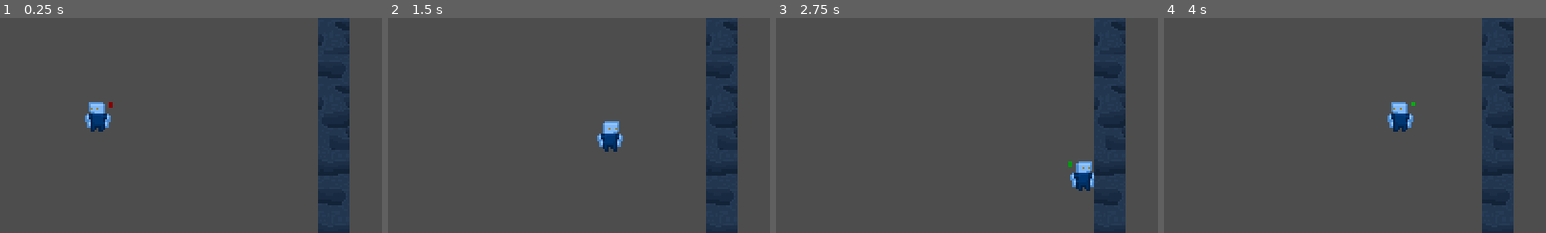
Above: before the commit, frames 1-4 (left to right).
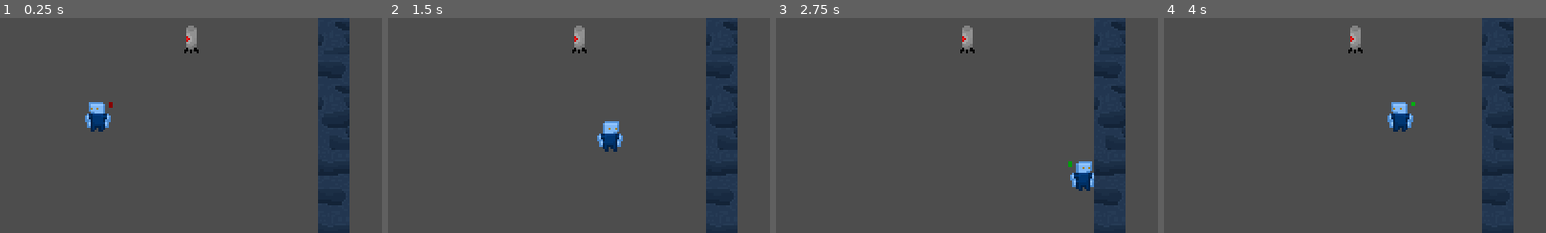
Above: after the commit, the same moments.

Repository: calvinowen27/LiveDieEscape
Game: Godot game, scene res://scenes/levels/level_0/room_0_1.tscn
Same seed, same stepped clock (60 frames per second), same inputs: the game is played once before the commit and once after it. This scene is started directly instead of the project's main scene.
Inputs:
- Up to frame 1 (0.25 s): no input
- Up to frame 2 (1.5 s): tap Enter at 0.5 s; hold D (move_right) 0.53-1.28 s; hold Shift (run) 0.53-1.28 s; hold S (move_down) from 1.28 s (still down); tap Shift (run) at 1.35 s
- Up to frame 3 (2.75 s): release S (move_down) at 2.03 s; hold D (move_right) from 2.03 s (still down); hold Shift (run) from 2.03 s (still down)
- Up to frame 4 (4 s): release D (move_right) at 2.78 s; release Shift (run) at 2.78 s; hold W (move_up) 2.78-3.53 s; tap Shift (run) at 2.85 s; hold A (move_left) from 3.53 s (still down); hold Shift (run) from 3.53 s (still down)
The pictures show only the part of the screen within x 12-62%, y 20-70%; the shares and areas given below are measured in that part.

The runs differ from the first frame. In frame 1, 0.3% of the frame differs, in the area x 48-52%, y 3-17%; in frame 2, 0.3%; in frame 3, 0.3%; in frame 4, 0.3%.

Commit message:
laser turret art and object, no functionality yet

Diff:
--- /dev/null
+++ b/resources/art/laser_turret_animations.tres
@@ -0,0 +1,18 @@
+[gd_resource type="SpriteFrames" load_steps=3 format=3 uid="uid://ee30rq1upa5a"]
+
+[ext_resource type="Texture2D" uid="uid://ccyd8trqc4mtg" path="res://resources/art/laser-turret.png" id="1_e6b6o"]
+
+[sub_resource type="AtlasTexture" id="AtlasTexture_w5572"]
+atlas = ExtResource("1_e6b6o")
+region = Rect2(0, 0, 16, 16)
+
+[resource]
+animations = [{
+"frames": [{
+"duration": 1.0,
+"texture": SubResource("AtlasTexture_w5572")
+}],
+"loop": true,
+"name": &"idle",
+"speed": 5.0
+}]
--- /dev/null
+++ b/scenes/laser_turret/laser_turret.tscn
@@ -0,0 +1,21 @@
+[gd_scene load_steps=3 format=3 uid="uid://kfqi07twfc48"]
+
+[ext_resource type="SpriteFrames" uid="uid://ee30rq1upa5a" path="res://resources/art/laser_turret_animations.tres" id="1_8cqaf"]
+
+[sub_resource type="CapsuleShape2D" id="CapsuleShape2D_swdh7"]
+radius = 13.0
+height = 40.0
+
+[node name="LaserTurret" type="RigidBody2D"]
+mass = 0.001
+lock_rotation = true
+freeze = true
+
+[node name="CollisionShape2D" type="CollisionShape2D" parent="."]
+position = Vector2(-2, 19)
+shape = SubResource("CapsuleShape2D_swdh7")
+
+[node name="AnimatedSprite2D" type="AnimatedSprite2D" parent="."]
+scale = Vector2(5, 5)
+sprite_frames = ExtResource("1_8cqaf")
+animation = &"idle"
--- a/scenes/levels/level_0/room_0_1.tscn
+++ b/scenes/levels/level_0/room_0_1.tscn
@@ -1,7 +1,8 @@
-[gd_scene load_steps=3 format=3 uid="uid://bb1tgidnjrhfg"]
+[gd_scene load_steps=4 format=3 uid="uid://bb1tgidnjrhfg"]
 
 [ext_resource type="PackedScene" uid="uid://dba8521dhd5ro" path="res://scenes/levels/room.tscn" id="1_3b385"]
 [ext_resource type="PackedScene" uid="uid://78xjhgygrik8" path="res://scenes/levels/door.tscn" id="2_6rxug"]
+[ext_resource type="PackedScene" uid="uid://kfqi07twfc48" path="res://scenes/laser_turret/laser_turret.tscn" id="3_yj8nx"]
 
 [node name="Room0_1" instance=ExtResource("1_3b385")]
 _room_idx = 1
@@ -9,3 +10,6 @@
 [node name="Door0" parent="." index="3" instance=ExtResource("2_6rxug")]
 position = Vector2(546, 1024)
 rotation = -1.5708
+
+[node name="LaserTurret" parent="." index="4" instance=ExtResource("3_yj8nx")]
+position = Vector2(709, 263)
--- a/scenes/player/player.tscn
+++ b/scenes/player/player.tscn
@@ -7,11 +7,15 @@
 [ext_resource type="SpriteFrames" uid="uid://dq3cnfmwtht6e" path="res://resources/art/player_animations.tres" id="4_nowlt"]
 [ext_resource type="PackedScene" uid="uid://bx5updvn4x8tv" path="res://scenes/player/player_run.tscn" id="5_2cah7"]
 
+[sub_resource type="PhysicsMaterial" id="PhysicsMaterial_w0vmm"]
+friction = 0.0
+
 [sub_resource type="CapsuleShape2D" id="CapsuleShape2D_mifri"]
 radius = 32.0
 height = 76.0
 
 [node name="Player" type="RigidBody2D"]
+physics_material_override = SubResource("PhysicsMaterial_w0vmm")
 gravity_scale = 0.0
 lock_rotation = true
 script = ExtResource("1_fa2xx")
Binary file added: resources/art/laser-turret.aseprite
Binary file added: resources/art/laser-turret.png
Not shown, added: resources/art/laser-turret.png.import
Not shown: 1 places in scenes/player/player.tscn that only renumber resources
